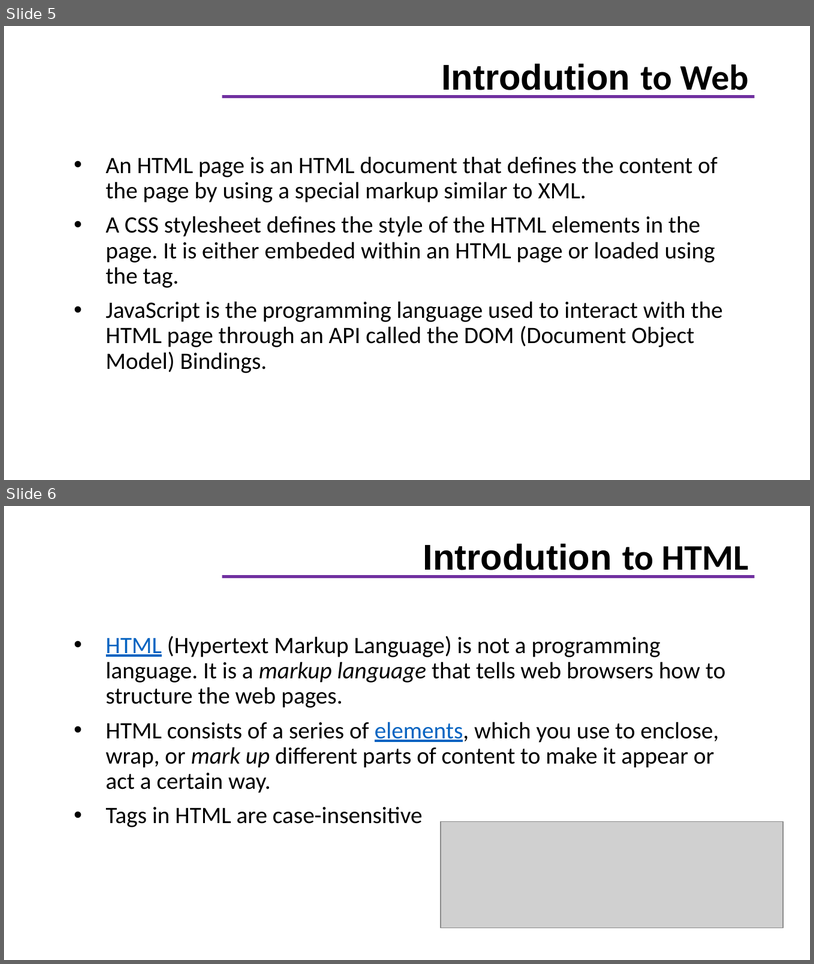
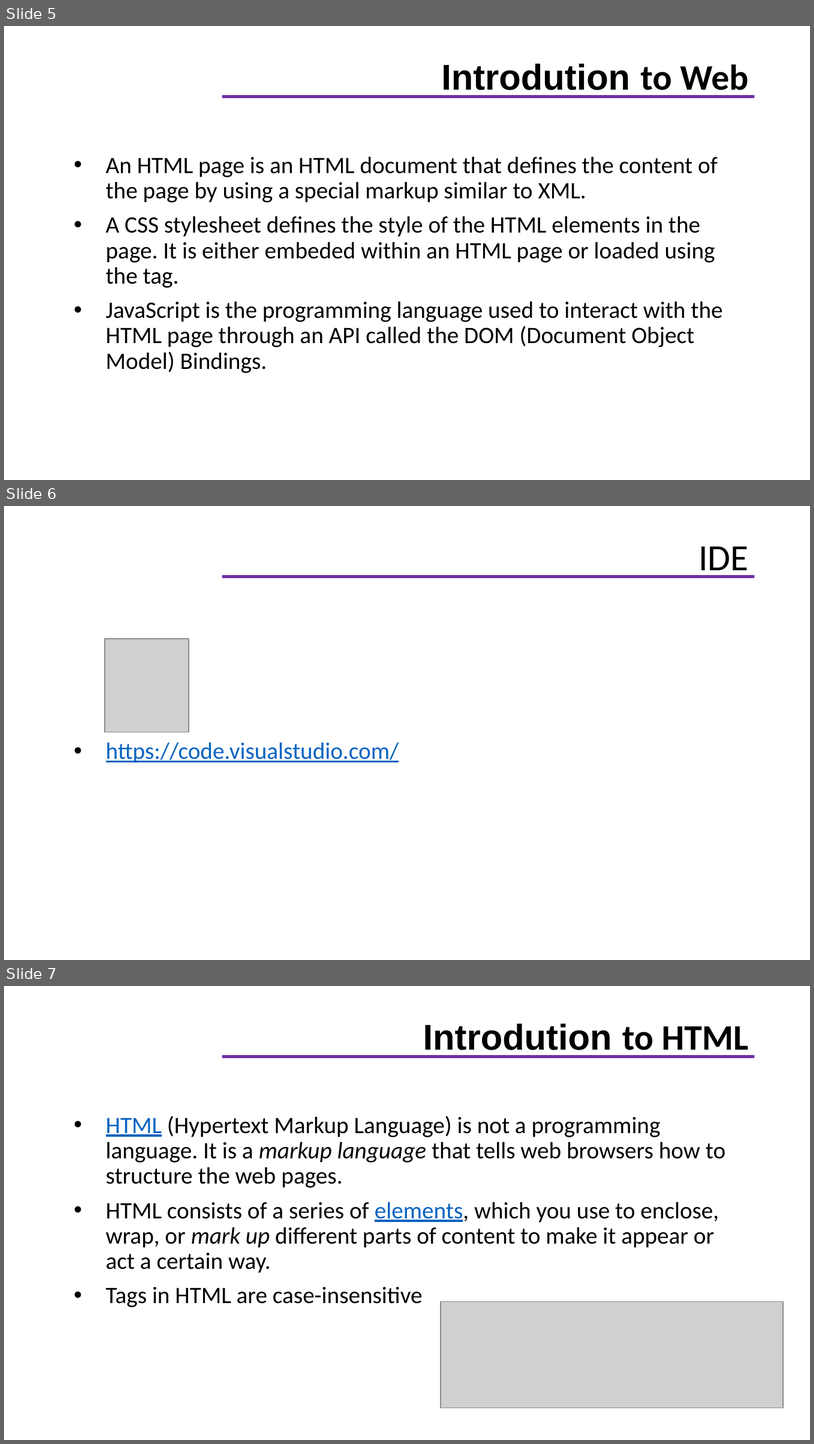
Before and after one commit to giaule91/basic-html, a slide deck: docs/HTML.pptx. Shown one above the other, each under a label of ours: slides 5 and 6 before the commit, slides 5, 6 and 7 after it. The pictures are 814x964 and 814x1444 pixels, drawn with LibreOffice and Linux fonts; fonts in the diff are those of the drawing; grey boxes stand for pictures; background and template pictures are left out. Boxes give left, top, right and bottom in pixels: in the first picture for what was removed or moved away, otherwise in the second. Text is boxed around its words. In the diff, an @@ line names an element or a change of style, - is before the commit and + after.

```diff
--- a/docs/HTML.pptx
+++ b/docs/HTML.pptx
@@ slide 6 added at <box>4,506,810,960</box>, background #FFFFFF; not listed: 1 template element that a slide beside it also shows @@
@@ title added at <box>699,546,749,578</box>, 33 pt, text #000000 @@
+IDE
@@ picture added at <box>105,639,189,733</box> @@
@@ text added at <box>106,742,399,763</box>, 21 pt, text #0563C1, underline @@
+• https://code.visualstudio.com/
@@ what was slide 6 is now slide 7 @@
```
Also in this commit, not shown: 1 slide changed, 6 other files.
